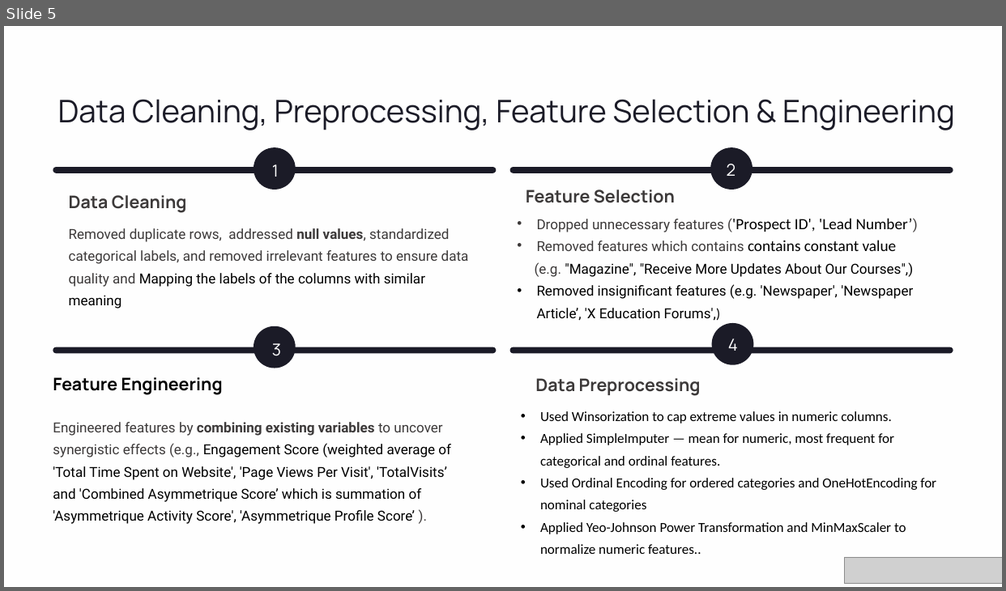
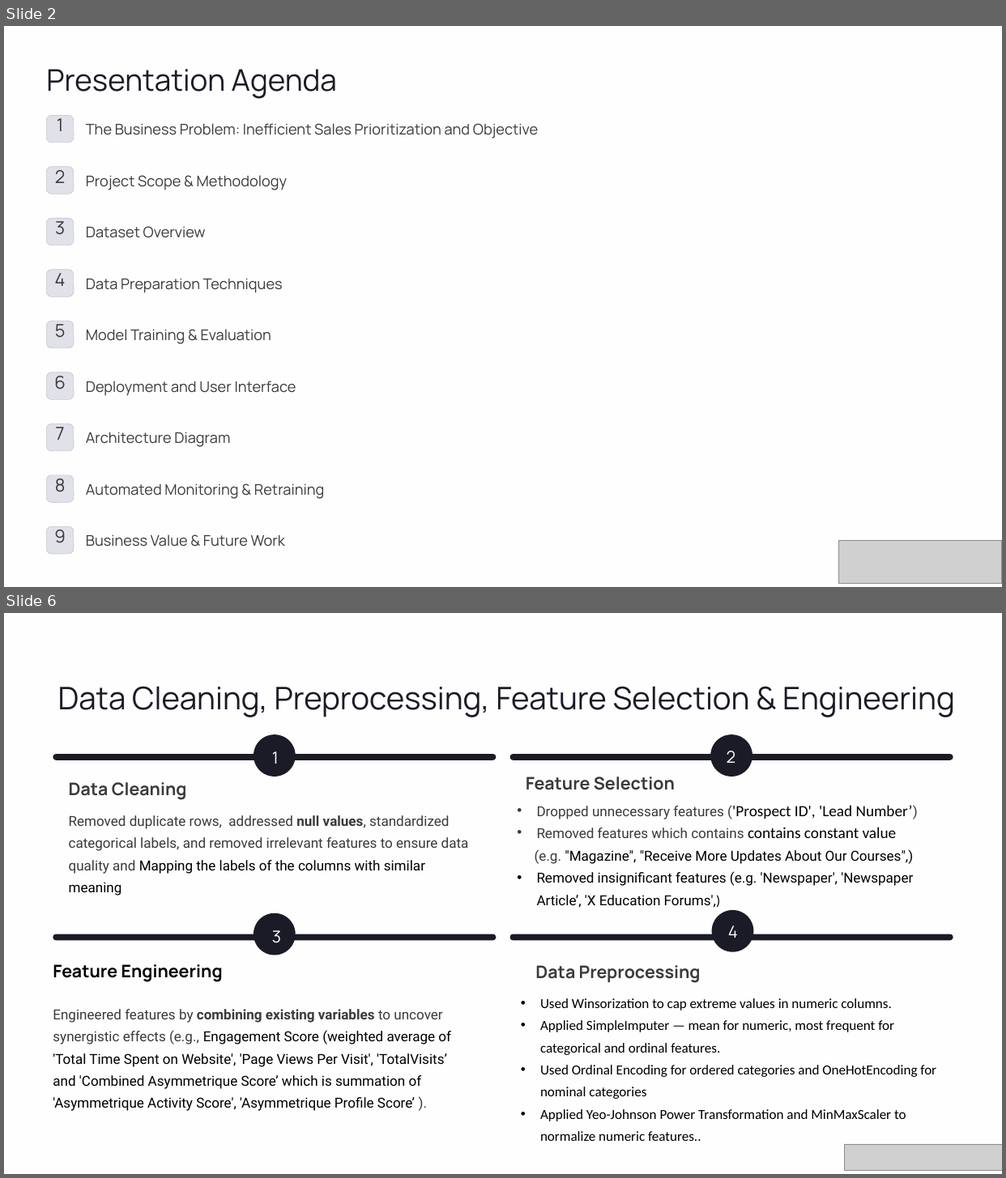
Before and after one commit to Rithwik-Minfy/Lead-Conversion-Classfication-Capstone, a slide deck: Capstone Presentation.pptx. Shown one above the other, each under a label of ours: slide 5 before the commit, slides 2 and 6 after it; the slides between them are not shown. The pictures are 1006x591 and 1006x1178 pixels, drawn with LibreOffice and Linux fonts; fonts in the diff are those of the drawing; grey boxes stand for pictures; background and template pictures are left out. Boxes give left, top, right and bottom in pixels: in the first picture for what was removed or moved away, otherwise in the second. Text is boxed around its words. In the diff, an @@ line names an element or a change of style, - is before the commit and + after.

```diff
--- a/Capstone Presentation.pptx
+++ b/Capstone Presentation.pptx
@@ slide 2 added at <box>4,26,1002,587</box>, background #FFFFFF; not listed: 2 template elements that a slide beside it also shows @@
@@ text added at <box>46,69,337,99</box>, 34.5 pt, text #1B1B27 @@
+Presentation Agenda
@@ rounded rectangle added at <box>46,115,74,143</box>, fill #E1E1EA, outline #C7C7D0 0.6 pt @@
@@ text added at <box>57,118,64,131</box>, 20.5 pt, text #3C3939 @@
+1
@@ text added at <box>86,123,538,139</box>, 17 pt, text #3C3939 @@
+The Business Problem: Inefficient Sales Prioritization and Objective
@@ rounded rectangle added at <box>46,167,74,194</box>, fill #E1E1EA, outline #C7C7D0 0.6 pt @@
@@ text added at <box>55,170,65,183</box>, 20.5 pt, text #3C3939 @@
+2
@@ text added at <box>86,175,288,190</box>, 17 pt, text #3C3939 @@
+Project Scope & Methodology
@@ rounded rectangle added at <box>46,218,74,246</box>, fill #E1E1EA, outline #C7C7D0 0.6 pt @@
@@ text added at <box>55,221,65,235</box>, 20.5 pt, text #3C3939 @@
+3
@@ text added at <box>86,226,206,238</box>, 17 pt, text #3C3939 @@
+Dataset Overview
@@ rounded rectangle added at <box>46,270,74,297</box>, fill #E1E1EA, outline #C7C7D0 0.6 pt @@
@@ text added at <box>55,273,66,286</box>, 20.5 pt, text #3C3939 @@
+4
@@ text added at <box>86,279,283,293</box>, 17 pt, text #3C3939 @@
+Data Preparation Techniques
@@ rounded rectangle added at <box>46,321,74,348</box>, fill #E1E1EA, outline #C7C7D0 0.6 pt @@
@@ text added at <box>55,324,66,338</box>, 20.5 pt, text #3C3939 @@
+5
@@ text added at <box>86,329,271,344</box>, 17 pt, text #3C3939 @@
+Model Training & Evaluation
@@ rounded rectangle added at <box>46,373,74,400</box>, fill #E1E1EA, outline #C7C7D0 0.6 pt @@
@@ text added at <box>54,376,66,390</box>, 20.5 pt, text #3C3939 @@
+6
@@ text added at <box>86,381,296,396</box>, 17 pt, text #3C3939 @@
+Deployment and User Interface
@@ rounded rectangle added at <box>46,424,74,451</box>, fill #E1E1EA, outline #C7C7D0 0.6 pt @@
@@ text added at <box>56,427,65,440</box>, 20.5 pt, text #3C3939 @@
+7
@@ text added at <box>86,433,230,447</box>, 17 pt, text #3C3939 @@
+Architecture Diagram
@@ rounded rectangle added at <box>46,476,74,503</box>, fill #E1E1EA, outline #C7C7D0 0.6 pt @@
@@ text added at <box>55,479,66,493</box>, 20.5 pt, text #3C3939 @@
+8
@@ text added at <box>86,484,325,499</box>, 17 pt, text #3C3939 @@
+Automated Monitoring & Retraining
@@ rounded rectangle added at <box>46,527,74,554</box>, fill #E1E1EA, outline #C7C7D0 0.6 pt @@
@@ text added at <box>54,530,66,544</box>, 20.5 pt, text #3C3939 @@
+9
@@ text added at <box>86,535,285,547</box>, 17 pt, text #3C3939 @@
+Business Value & Future Work
@@ picture added at <box>839,540,1001,584</box> @@
@@ what was slide 5 is now slide 6 @@
```
Also in this commit, not shown: 6 slides changed, 1 other slide added, 1 slide removed, 5 other files.
